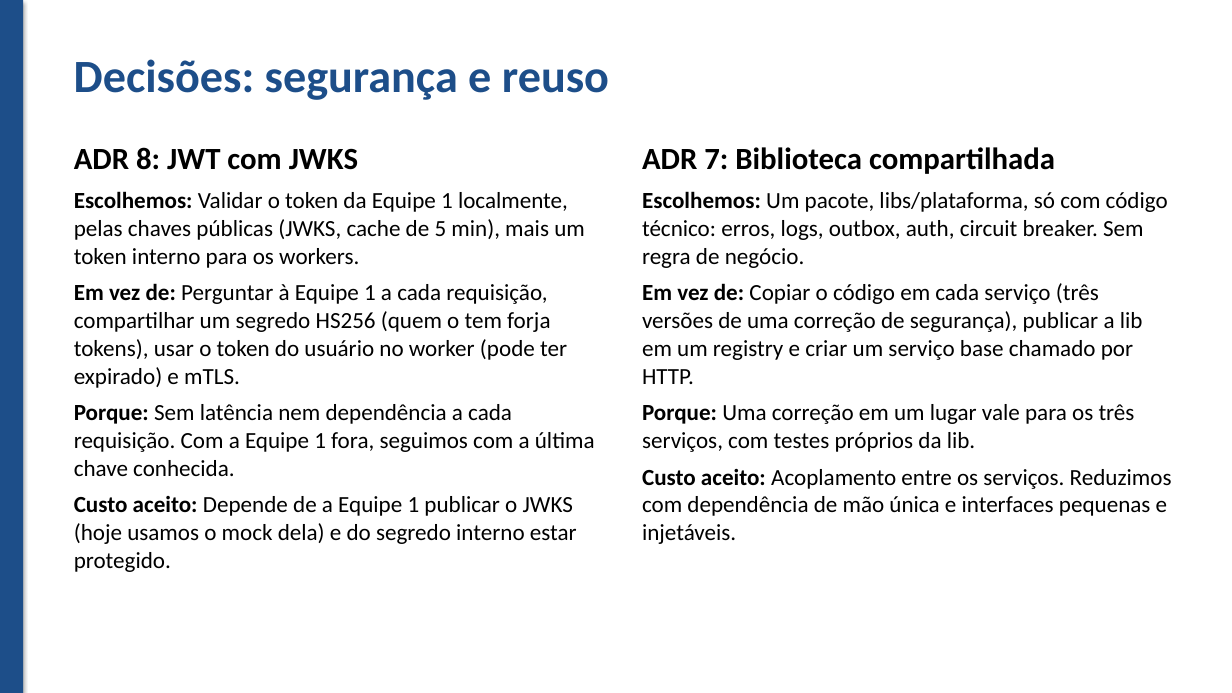
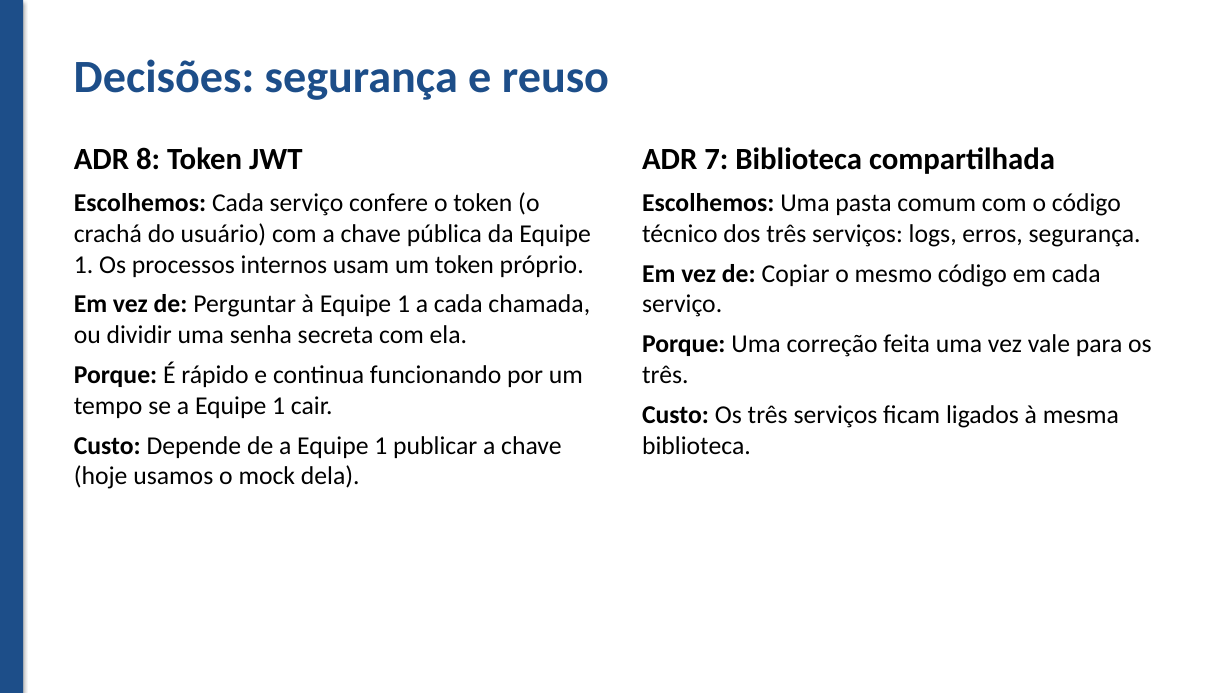
Before and after one commit to OcimarSchroederJR/delivery-financeiro, a slide deck: slide 9 of docs/apresentacao/apresentacao.pptx. Drawn at 1232x693 pixels with LibreOffice and Linux fonts; fonts in the diff are those of the drawing. Boxes give left, top, right and bottom in pixels: in the first picture for what was removed or moved away, otherwise in the second. Text is boxed around its words. In the diff, an @@ line names an element or a change of style, - is before the commit and + after.

Commit message:
docs(apresentacao): simplifica as decisões e remove a demonstração
Decisões em linguagem simples, sem perder o porquê de cada escolha. 'O que ficou de fora' explica cada tecnologia em uma linha. Remove o slide de Demonstração e as linhas de produção a preencher depois do deploy.

```diff
--- a/docs/apresentacao/apresentacao.pptx
+++ b/docs/apresentacao/apresentacao.pptx
@@ text at [74, 147, 590, 489]: text changed; size 18 to 20 pt @@
-ADR 8: JWT com JWKS
-Escolhemos: Validar o token da Equipe 1 localmente, pelas chaves públicas (JWKS, cache de 5 min), mais um token interno para os workers.
-Em vez de: Perguntar à Equipe 1 a cada requisição, compartilhar um segredo HS256 (quem o tem forja tokens), usar o token do usuário no worker (pode ter expirado) e mTLS.
-Porque: Sem latência nem dependência a cada requisição. Com a Equipe 1 fora, seguimos com a última chave conhecida.
-Custo aceito: Depende de a Equipe 1 publicar o JWKS (hoje usamos o mock dela) e do segredo interno estar protegido.
+ADR 8: Token JWT
+Escolhemos: Cada serviço confere o token (o crachá do usuário) com a chave pública da Equipe 1. Os processos internos usam um token próprio.
+Em vez de: Perguntar à Equipe 1 a cada chamada, ou dividir uma senha secreta com ela.
+Porque: É rápido e continua funcionando por um tempo se a Equipe 1 cair.
+Custo: Depende de a Equipe 1 publicar a chave (hoje usamos o mock dela).
@@ text at [642, 193, 1152, 455]: text changed; size 18 to 20 pt @@
-Escolhemos: Um pacote, libs/plataforma, só com código técnico: erros, logs, outbox, auth, circuit breaker. Sem regra de negócio.
-Em vez de: Copiar o código em cada serviço (três versões de uma correção de segurança), publicar a lib em um registry e criar um serviço base chamado por HTTP.
-Porque: Uma correção em um lugar vale para os três serviços, com testes próprios da lib.
-Custo aceito: Acoplamento entre os serviços. Reduzimos com dependência de mão única e interfaces pequenas e injetáveis.
+Escolhemos: Uma pasta comum com o código técnico dos três serviços: logs, erros, segurança.
+Em vez de: Copiar o mesmo código em cada serviço.
+Porque: Uma correção feita uma vez vale para os três.
+Custo: Os três serviços ficam ligados à mesma biblioteca.
```
Also in this commit, not shown: 6 other slides changed, 1 slide removed.
